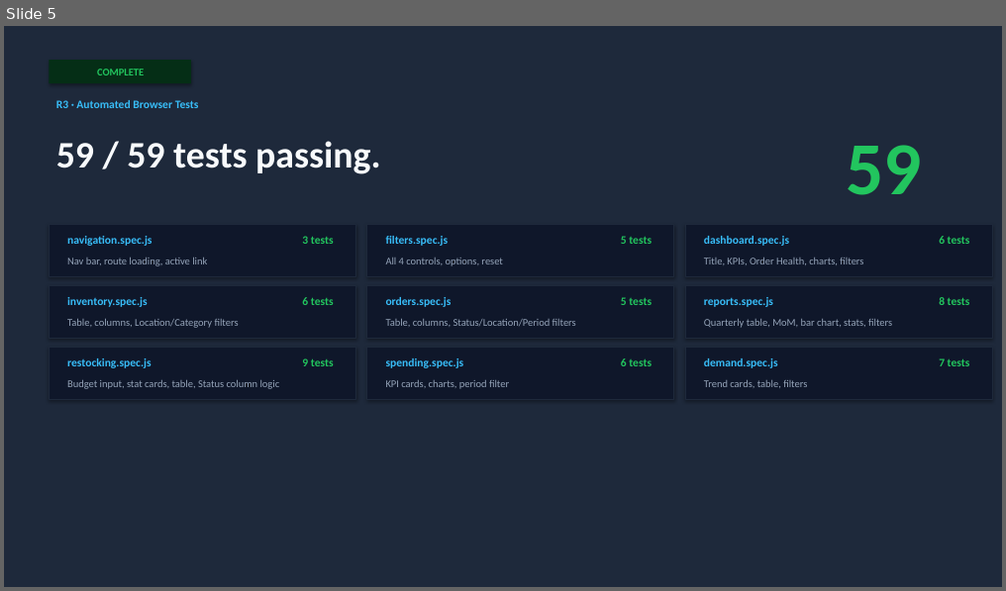
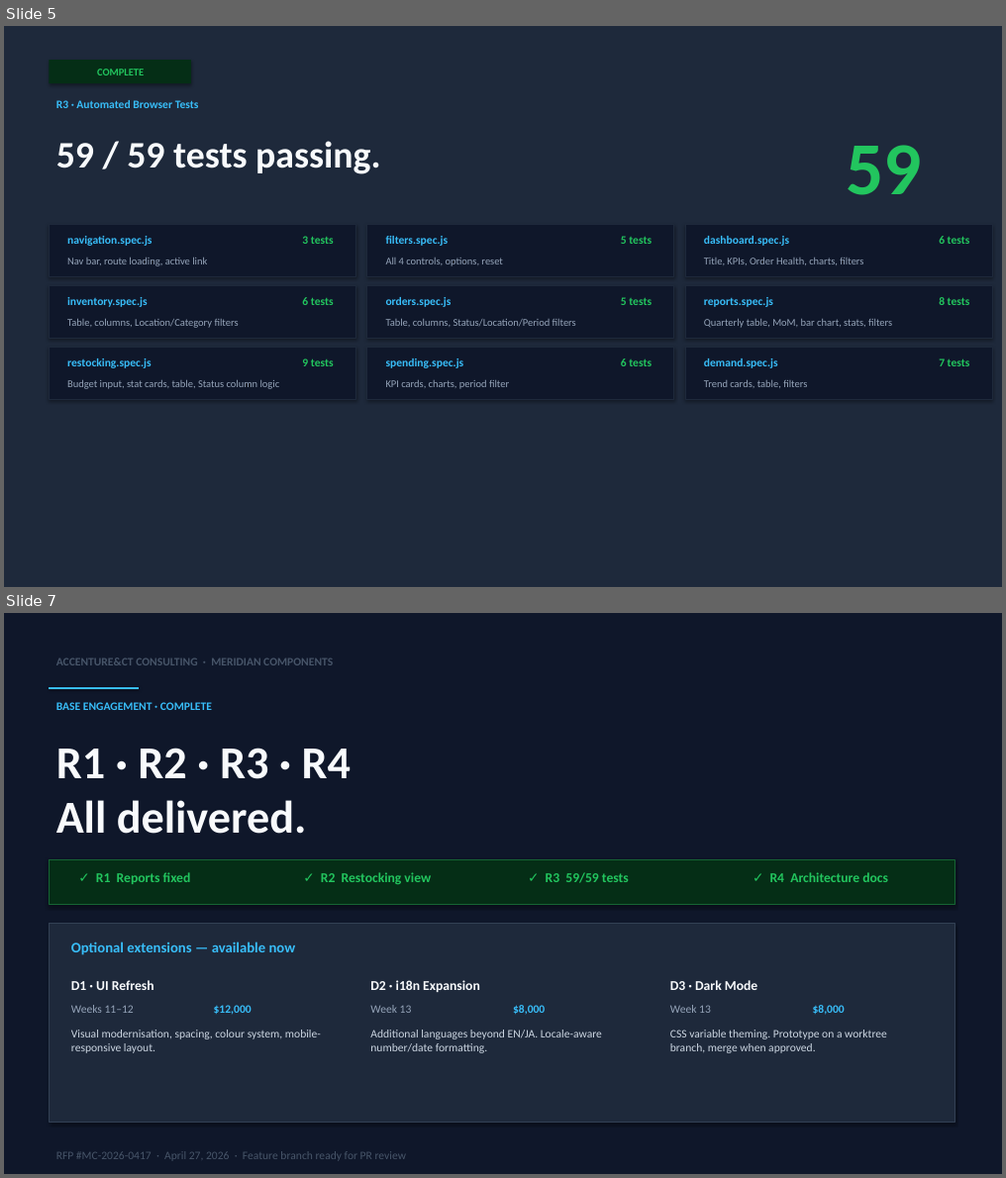
Before and after one commit to lindsey-anthropic/meridian-workshop, a slide deck: proposal/progress-report.pptx. Shown one above the other, each under a label of ours: slide 5 before the commit, slides 5 and 7 after it; the slides between them are not shown. The pictures are 1006x591 and 1006x1178 pixels, drawn with LibreOffice and Linux fonts; fonts in the diff are those of the drawing. Boxes give left, top, right and bottom in pixels: in the first picture for what was removed or moved away, otherwise in the second. Text is boxed around its words. In the diff, an @@ line names an element or a change of style, - is before the commit and + after.

```diff
--- a/proposal/progress-report.pptx
+++ b/proposal/progress-report.pptx
@@ slide 7 added at <box>4,613,1002,1174</box>, background #0F172A @@
@@ text added at <box>56,658,333,665</box>, 11 pt, text #475569, bold @@
+ACCENTURE&CT CONSULTING · MERIDIAN COMPONENTS
@@ line added from (49, 688) to (139, 688), #38BDF8 2 pt @@
@@ text added at <box>56,702,212,710</box>, 11 pt, text #38BDF8, bold @@
+BASE ENGAGEMENT · COMPLETE
@@ text added at <box>56,748,350,834</box>, 44 pt, text #F8FAFC, bold @@
+R1 · R2 · R3 · R4
+All delivered.
@@ rectangle added at <box>49,861,954,905</box>, fill #052E16, outline #166534 0.75 pt @@
@@ text added at <box>96,872,191,884</box>, 13 pt, text #22C55E, bold @@
+✓ R1 Reports fixed
@@ text added at <box>321,872,431,884</box>, 13 pt, text #22C55E, bold @@
+✓ R2 Restocking view
@@ text added at <box>546,872,629,883</box>, 13 pt, text #22C55E, bold @@
+✓ R3 59/59 tests
@@ text added at <box>770,872,888,882</box>, 13 pt, text #22C55E, bold @@
+✓ R4 Architecture docs
@@ rectangle added at <box>49,924,954,1122</box>, fill #1E293B, outline #334155 0.75 pt @@
@@ text added at <box>71,942,296,956</box>, 14 pt, text #38BDF8, bold @@
+Optional extensions — available now
@@ text added at <box>71,980,154,990</box>, 13 pt, text #F8FAFC, bold @@
+D1 · UI Refresh
@@ text added at <box>370,980,480,992</box>, 13 pt, text #F8FAFC, bold @@
+D2 · i18n Expansion
@@ text added at <box>670,980,757,990</box>, 13 pt, text #F8FAFC, bold @@
+D3 · Dark Mode
@@ text added at <box>71,1005,134,1013</box>, 11 pt, text #94A3B8 @@
+Weeks 11–12
@@ text added at <box>214,1005,252,1015</box>, 11 pt, text #38BDF8, bold @@
+$12,000
@@ text added at <box>370,1005,412,1013</box>, 11 pt, text #94A3B8 @@
+Week 13
@@ text added at <box>513,1005,545,1014</box>, 11 pt, text #38BDF8, bold @@
+$8,000
@@ text added at <box>670,1005,711,1013</box>, 11 pt, text #94A3B8 @@
+Week 13
@@ text added at <box>813,1005,845,1015</box>, 11 pt, text #38BDF8, bold @@
+$8,000
@@ text added at <box>71,1030,321,1054</box>, 11 pt, text #CBD5E1 @@
+Visual modernisation, spacing, colour system, mobile-responsive layout.
@@ text added at <box>370,1030,602,1054</box>, 11 pt, text #CBD5E1 @@
+Additional languages beyond EN/JA. Locale-aware number/date formatting.
@@ text added at <box>670,1030,887,1054</box>, 11 pt, text #CBD5E1 @@
+CSS variable theming. Prototype on a worktree branch, merge when approved.
@@ text added at <box>56,1152,406,1161</box>, 11 pt, text #475569 @@
+RFP #MC-2026-0417 · April 27, 2026 · Feature branch ready for PR review
```
Also in this commit, not shown: 2 slides changed, 1 other slide added, 1 slide removed, 1 other file.
